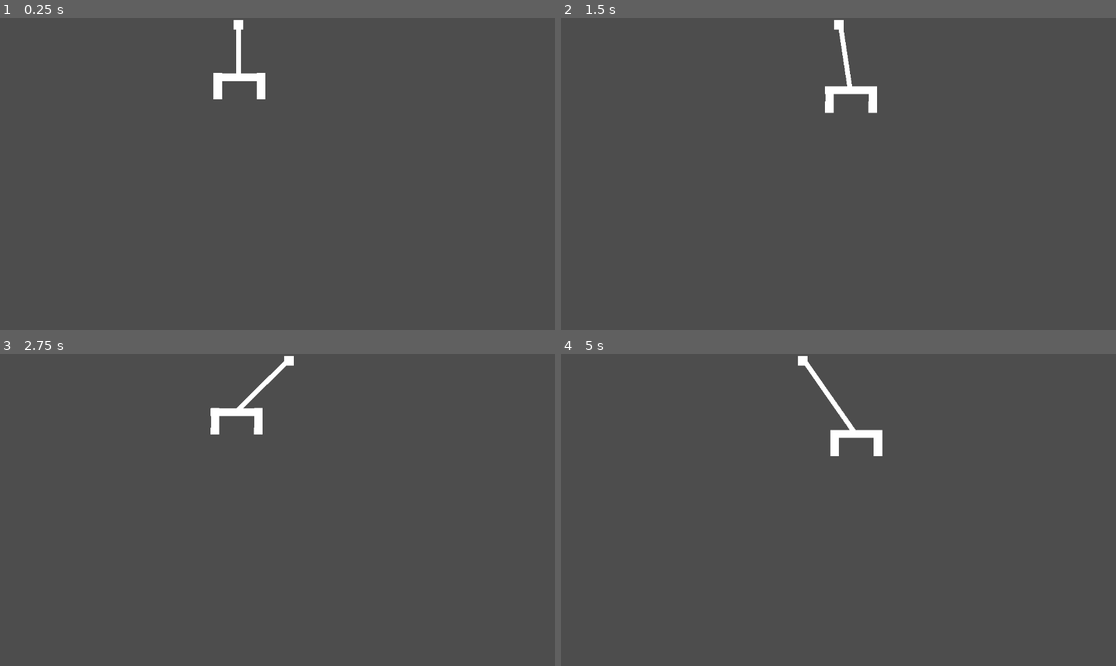
Above: before the commit, frames 1-4 (two rows, left to right).
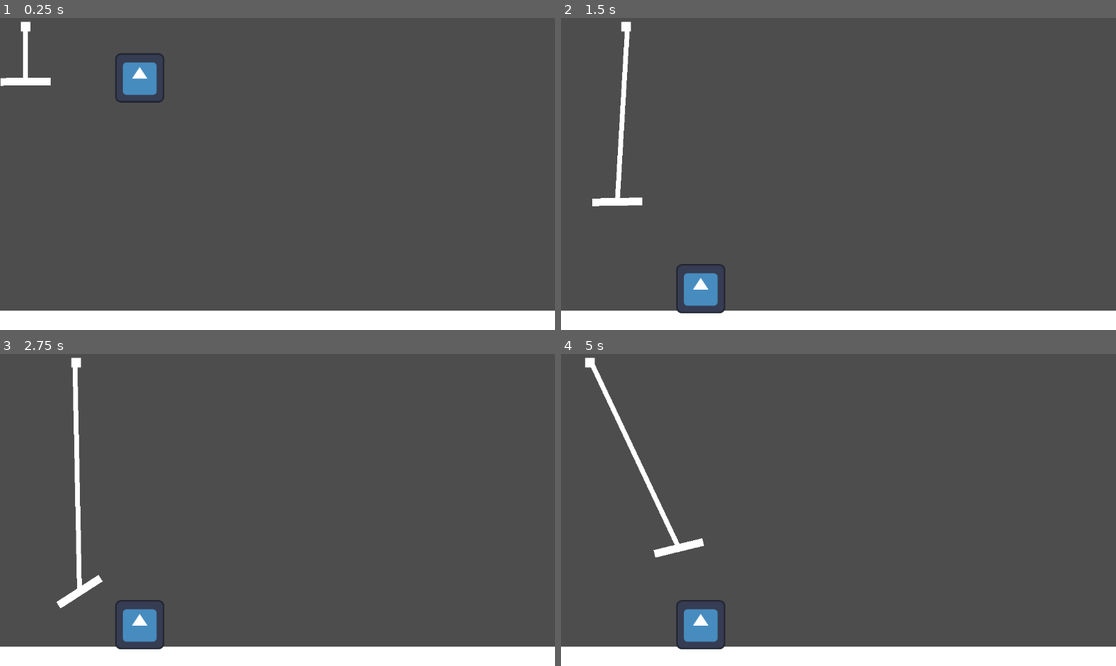
Above: after the commit, the same moments.

Repository: mmadsoup/LD53
Game: Godot game, scene res://scenes/game.tscn
Two runs of this game, one before a commit and one after it. Both use one fixed random seed, a clock stepped at 60 frames per second and the inputs below. The engine's default icon, where the game draws it, is replaced by a stand-in: a white triangle on a blue panel in a dark square.
Inputs:
- Up to frame 1 (0.25 s): no input
- Up to frame 2 (1.5 s): hold Right (ui_right) 0.53-1.28 s; tap Space (ui_select) at 0.6, 0.77, 1.07, 1.35 s; hold Left (ui_left) from 1.28 s (still down)
- Up to frame 3 (2.75 s): tap Space (ui_select) at 1.52, 1.82, 2.1 s; release Left (ui_left) at 2.03 s; hold Right (ui_right) from 2.03 s (still down)
- Up to frame 4 (5 s): tap Space (ui_select) at 2.85, 3.02, 3.32, 3.6, 3.77, 4.07, 4.35, 4.52, 4.82 s; release Right (ui_right) at 3.53 s; hold Left (ui_left) from 3.53 s (still down)

The runs differ from the first frame. In frame 1, 8.1% of the frame differs, in the area x 0-100%, y 0-100%; in frame 2, 8.4%; in frame 3, 8.6%; in frame 4, 8.6%.

Commit message:
Can pick up one box now

Diff:
--- a/project.godot
+++ b/project.godot
@@ -14,3 +14,7 @@
 run/main_scene="res://scenes/game.tscn"
 config/features=PackedStringArray("4.0", "Forward Plus")
 config/icon="res://icon.svg"
+
+[autoload]
+
+Globals="*res://scripts/Globals.gd"
--- a/scenes/claw.tscn
+++ b/scenes/claw.tscn
@@ -3,6 +3,7 @@
 [ext_resource type="Script" path="res://scripts/claw.gd" id="1_4wr3e"]
 
 [sub_resource type="RectangleShape2D" id="RectangleShape2D_6se6f"]
+size = Vector2(103, 18)
 
 [sub_resource type="BoxMesh" id="BoxMesh_621iv"]
 
@@ -24,15 +25,11 @@
 node_b = NodePath("../Claw")
 length = 100.0
 
-[node name="DampedSpringJoint2D2" type="DampedSpringJoint2D" parent="."]
-node_a = NodePath("../Pivot")
-node_b = NodePath("../Claw")
-length = 100.0
-
 [node name="Claw" type="RigidBody2D" parent="."]
 position = Vector2(0, 100)
 
 [node name="CollisionShape2D" type="CollisionShape2D" parent="Claw"]
+position = Vector2(-0.5, 3)
 shape = SubResource("RectangleShape2D_6se6f")
 
 [node name="MeshInstance2D" type="MeshInstance2D" parent="Claw"]
@@ -40,15 +37,20 @@
 mesh = SubResource("BoxMesh_621iv")
 
 [node name="MeshInstance2D2" type="MeshInstance2D" parent="Claw"]
+visible = false
 position = Vector2(-43, 19)
-rotation = 1.57243
-scale = Vector2(-54.8899, 17.8608)
+rotation = -1.56916
+scale = Vector2(54.8899, -17.8608)
 mesh = SubResource("BoxMesh_621iv")
 
 [node name="MeshInstance2D3" type="MeshInstance2D" parent="Claw"]
+visible = false
 position = Vector2(47, 19)
-rotation = 1.57243
-scale = Vector2(-54.8899, 17.8608)
+rotation = -1.56916
+scale = Vector2(54.8899, -17.8608)
 mesh = SubResource("BoxMesh_621iv")
 
+[node name="PickupPosition" type="Marker2D" parent="Claw"]
+position = Vector2(0, 10)
+
 [node name="Line2D" type="Line2D" parent="."]
--- a/scenes/game.tscn
+++ b/scenes/game.tscn
@@ -1,9 +1,80 @@
-[gd_scene load_steps=2 format=3 uid="uid://x6th45uv855v"]
+[gd_scene load_steps=7 format=3 uid="uid://x6th45uv855v"]
 
-[ext_resource type="PackedScene" uid="uid://bjiqxalte7q2t" path="res://scenes/claw.tscn" id="1_2abi3"]
+[ext_resource type="Script" path="res://scripts/claw.gd" id="1_xmj6o"]
+[ext_resource type="PackedScene" uid="uid://dnp7imc6fc1x" path="res://scenes/mail.tscn" id="2_5kvca"]
+
+[sub_resource type="RectangleShape2D" id="RectangleShape2D_6se6f"]
+size = Vector2(103, 18)
+
+[sub_resource type="BoxMesh" id="BoxMesh_621iv"]
+
+[sub_resource type="BoxMesh" id="BoxMesh_uxaac"]
+
+[sub_resource type="RectangleShape2D" id="RectangleShape2D_240pj"]
+size = Vector2(1943, 70)
 
 [node name="Game" type="Node2D"]
-position = Vector2(442, -4)
 
-[node name="Claw" parent="." instance=ExtResource("1_2abi3")]
+[node name="Claw" type="Node2D" parent="."]
 position = Vector2(53, 18)
+script = ExtResource("1_xmj6o")
+move_speed = 150
+
+[node name="Pivot" type="StaticBody2D" parent="Claw"]
+
+[node name="CollisionShape2D" type="CollisionShape2D" parent="Claw/Pivot"]
+shape = SubResource("RectangleShape2D_6se6f")
+
+[node name="MeshInstance2D" type="MeshInstance2D" parent="Claw/Pivot"]
+scale = Vector2(20, 20)
+mesh = SubResource("BoxMesh_621iv")
+
+[node name="DampedSpringJoint2D" type="DampedSpringJoint2D" parent="Claw"]
+node_a = NodePath("../Pivot")
+node_b = NodePath("../Claw")
+length = 100.0
+
+[node name="Claw" type="RigidBody2D" parent="Claw"]
+position = Vector2(0, 100)
+
+[node name="CollisionShape2D" type="CollisionShape2D" parent="Claw/Claw"]
+position = Vector2(-0.5, 3)
+shape = SubResource("RectangleShape2D_6se6f")
+
+[node name="MeshInstance2D" type="MeshInstance2D" parent="Claw/Claw"]
+scale = Vector2(103.998, -15.959)
+mesh = SubResource("BoxMesh_621iv")
+
+[node name="MeshInstance2D2" type="MeshInstance2D" parent="Claw/Claw"]
+visible = false
+position = Vector2(-43, 19)
+rotation = -1.56916
+scale = Vector2(54.8899, -17.8608)
+mesh = SubResource("BoxMesh_621iv")
+
+[node name="MeshInstance2D3" type="MeshInstance2D" parent="Claw/Claw"]
+visible = false
+position = Vector2(47, 19)
+rotation = -1.56916
+scale = Vector2(54.8899, -17.8608)
+mesh = SubResource("BoxMesh_621iv")
+
+[node name="PickupPosition" type="Marker2D" parent="Claw/Claw"]
+position = Vector2(0, 10)
+
+[node name="Line2D" type="Line2D" parent="Claw"]
+
+[node name="StaticBody2D" type="StaticBody2D" parent="."]
+position = Vector2(0, 643)
+
+[node name="MeshInstance2D" type="MeshInstance2D" parent="StaticBody2D"]
+position = Vector2(467, 0)
+scale = Vector2(1938.11, -69.129)
+mesh = SubResource("BoxMesh_uxaac")
+
+[node name="CollisionShape2D" type="CollisionShape2D" parent="StaticBody2D"]
+position = Vector2(469.5, 0)
+shape = SubResource("RectangleShape2D_240pj")
+
+[node name="RigidBody2D" parent="." instance=ExtResource("2_5kvca")]
+position = Vector2(290, 96)
--- /dev/null
+++ b/scenes/mail.tscn
@@ -0,0 +1,30 @@
+[gd_scene load_steps=5 format=3 uid="uid://dnp7imc6fc1x"]
+
+[ext_resource type="Script" path="res://scripts/mail.gd" id="1_ekwkh"]
+[ext_resource type="Texture2D" uid="uid://0uxld41gt0c7" path="res://icon.svg" id="1_u4a45"]
+
+[sub_resource type="RectangleShape2D" id="RectangleShape2D_ji4jl"]
+size = Vector2(90, 93)
+
+[sub_resource type="RectangleShape2D" id="RectangleShape2D_gi181"]
+size = Vector2(129, 112)
+
+[node name="RigidBody2D" type="RigidBody2D"]
+script = ExtResource("1_ekwkh")
+metadata/_edit_group_ = true
+
+[node name="Sprite2D" type="Sprite2D" parent="."]
+scale = Vector2(0.8, 0.8)
+texture = ExtResource("1_u4a45")
+
+[node name="CollisionShape2D" type="CollisionShape2D" parent="."]
+position = Vector2(1, -0.5)
+shape = SubResource("RectangleShape2D_ji4jl")
+
+[node name="Area2D" type="Area2D" parent="."]
+
+[node name="CollisionShape2D" type="CollisionShape2D" parent="Area2D"]
+position = Vector2(2.5, -9)
+shape = SubResource("RectangleShape2D_gi181")
+
+[connection signal="body_entered" from="Area2D" to="." method="_on_area_2d_body_entered"]
--- /dev/null
+++ b/scripts/Globals.gd
@@ -0,0 +1,4 @@
+extends Node
+
+var grabbed_item
+var grab = false
--- a/scripts/claw.gd
+++ b/scripts/claw.gd
@@ -6,13 +6,11 @@
 @onready var claw = $Claw
 @onready var damped_spring_joint_2d = $DampedSpringJoint2D
 
-var grab = false
 
 # Called when the node enters the scene tree for the first time.
 func _ready():
 	line_2d.add_point(pivot.position, 0)
 	line_2d.add_point(claw.position, 1)
-
 # Called every frame. 'delta' is the elapsed time since the previous frame.
 func _process(delta):
 	line_2d.set_point_position(0, pivot.position)
@@ -20,7 +18,25 @@
 
 	if Input.is_action_pressed('ui_left'):
 		pivot.position.x -= move_speed * delta
-	if Input.is_action_pressed('ui_right'):
+#		tween_claw_angle(-30, 0.5)
+	elif Input.is_action_pressed('ui_right'):
 		pivot.position.x += move_speed * delta
+#		tween_claw_angle(30, 0.5)
+#	else:
+#		tween_claw_angle(0, 0.5)
+
 	if Input.is_action_just_pressed('ui_select'):
-		grab = !grab
+		if Globals.grabbed_item == null:
+			Globals.grab = !Globals.grab
+		if Globals.grab:
+			damped_spring_joint_2d.rest_length = 500
+		else:
+			damped_spring_joint_2d.rest_length = 100
+
+	if Globals.grab and Globals.grabbed_item != null:
+		damped_spring_joint_2d.rest_length = 100
+
+
+func tween_claw_angle(angle, time):
+	var _t = create_tween()
+	_t.tween_property(claw, "rotation", deg_to_rad(angle), time)
--- /dev/null
+++ b/scripts/mail.gd
@@ -0,0 +1,23 @@
+extends RigidBody2D
+@onready var area_2d = $Area2D
+@onready var collision_shape_2d = $CollisionShape2D
+
+func _ready():
+	pass # Replace with function body.
+
+func _process(_delta):
+	if Globals.grabbed_item != null:
+		var _offx = 50
+		var _offy = 80
+		global_position = Vector2(Globals.grabbed_item.position.x + _offx, Globals.grabbed_item.position.y + _offy)
+
+		var _t = get_tree().create_tween().set_loops(20)
+		_t.tween_property(self, "rotation", deg_to_rad(360), 2.0)
+
+		if Input.is_action_just_pressed('ui_select'):
+			Globals.grabbed_item = null
+			Globals.grab = false
+
+func _on_area_2d_body_entered(body):
+	if str(body).split(":")[0] == "Claw":
+		Globals.grabbed_item = body
